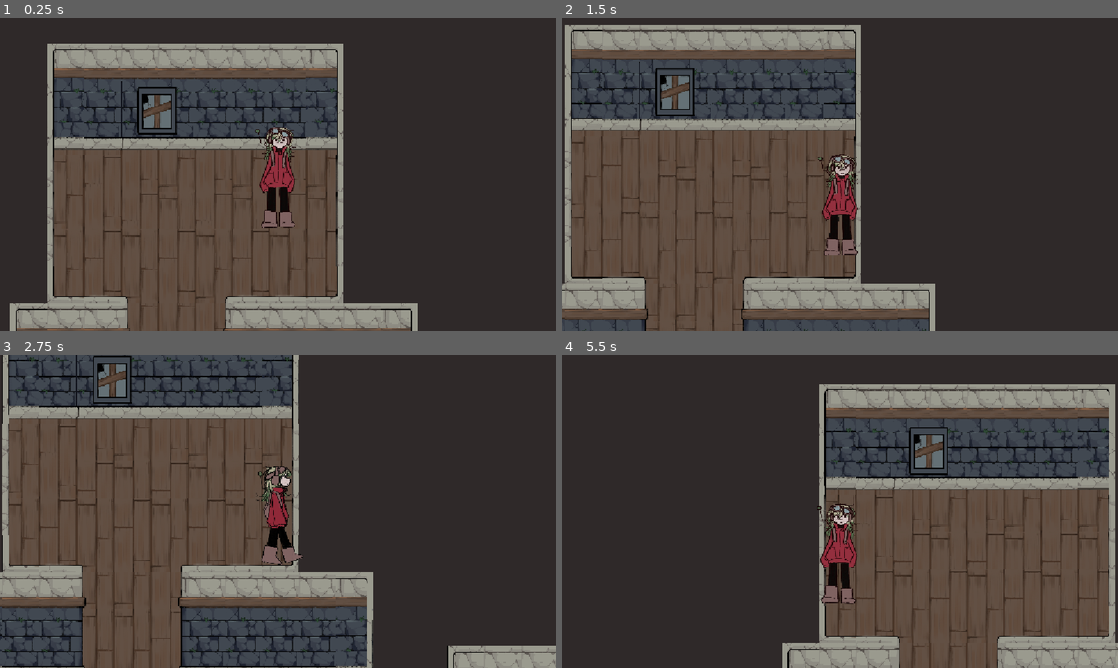
Above: before the commit, frames 1-4 (two rows, left to right).
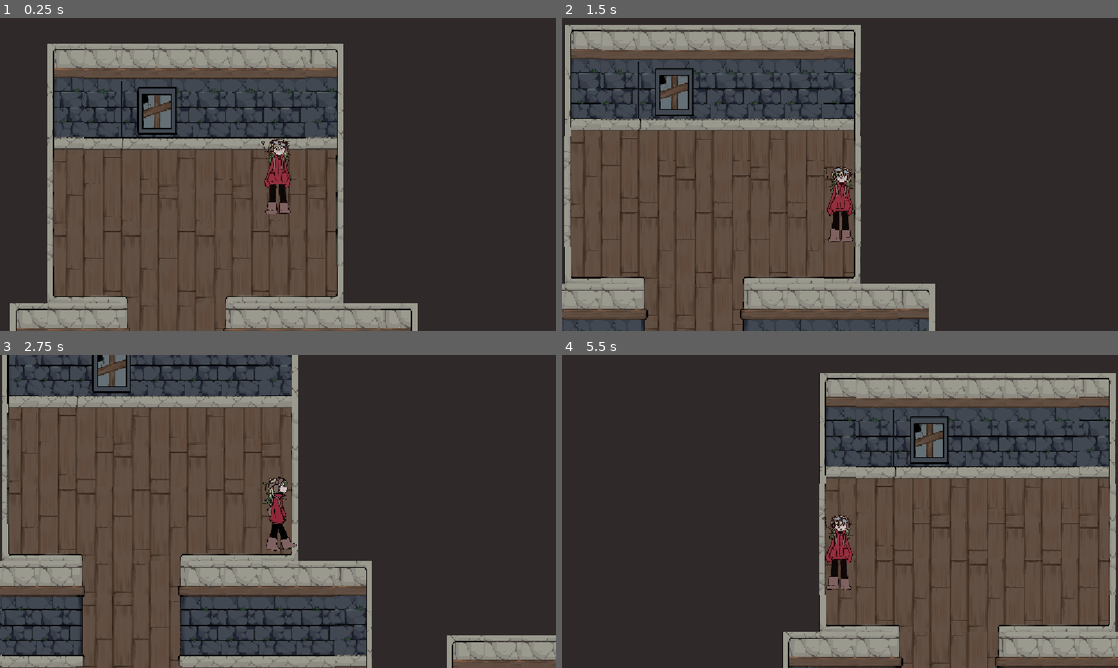
Above: after the commit, the same moments.

Repository: Jiwwie/gymnasiearbete
Game: Godot game, scene res://scenes/rooms/house.tscn
The game is run twice, just before and just after one commit, with the same random seed, the same clock (stepped at 60 frames per second) and the same inputs.
Inputs:
- Up to frame 1 (0.25 s): no input
- Up to frame 2 (1.5 s): hold D (move_right) 0.53-1.28 s; hold S (move_down) from 1.28 s (still down)
- Up to frame 3 (2.75 s): release S (move_down) at 2.03 s; hold D (move_right) from 2.03 s (still down)
- Up to frame 4 (5.5 s): release D (move_right) at 2.78 s; hold W (move_up) 2.78-3.53 s; hold A (move_left) 3.53-5.03 s; hold S (move_down) from 5.03 s (still down)

The runs differ from the first frame. In frame 1, 1.2% of the frame differs, in the area x 45-54%, y 34-68%; in frame 2, 3.2%; in frame 3, 20%, in the area x 0-100%, y 0-100%; in frame 4, 18%.

Commit message:
Adjust player and board positions and scaling
Updated the player's collision shape radius, sprite scale, and collision shape position in player.tscn for better fit. Also slightly adjusted the board and player positions in house.tscn for improved scene layout.

Diff:
--- a/scenes/player/player.tscn
+++ b/scenes/player/player.tscn
@@ -185,20 +185,20 @@
 }]
 
 [sub_resource type="CapsuleShape2D" id="CapsuleShape2D_rkbax"]
-radius = 22.0
+radius = 21.0
 height = 70.0
 
 [node name="Player" type="CharacterBody2D" groups=["player"]]
 script = ExtResource("1_rkbax")
 
 [node name="AnimatedSprite2D" type="AnimatedSprite2D" parent="."]
-scale = Vector2(0.47, 0.47)
+scale = Vector2(0.35, 0.35)
 sprite_frames = SubResource("SpriteFrames_g6k8r")
 animation = &"walk_down"
 autoplay = "idle"
 
 [node name="CollisionShape2D" type="CollisionShape2D" parent="."]
-position = Vector2(0, 56)
+position = Vector2(0, 37)
 shape = SubResource("CapsuleShape2D_rkbax")
 
 [node name="Camera2D" type="Camera2D" parent="."]
--- a/scenes/rooms/house.tscn
+++ b/scenes/rooms/house.tscn
@@ -26,7 +26,7 @@
 tile_set = ExtResource("2_jhjpb")
 
 [node name="Board" parent="." instance=ExtResource("5_u3fao")]
-position = Vector2(2040, 550)
+position = Vector2(2039, 547)
 
 [node name="Player" parent="." instance=ExtResource("1_kanab")]
 position = Vector2(1295, 98)
